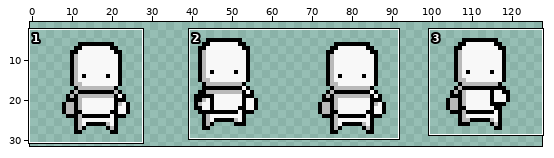
One commit to this sprite sheet: Assets/Resource/Sprites/Character/Backward.png. The picture above shows the old version from afar; the outline marks the close-up.
Close-up. First the earlier version:
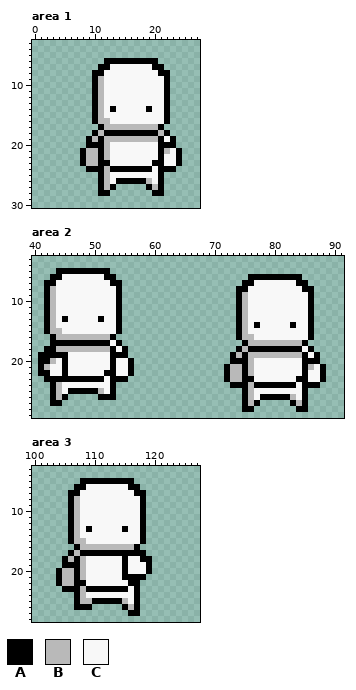
The file is 128x32 pixels. Shown: area 1: x 0..27, y 3..30; area 2: x 40..91, y 3..29; area 3: x 100..127, y 3..28. The wide view leaves out empty margins.
Palette (. is transparent): A #000000  B #b9b9b9  C #f8f8f8
The result:
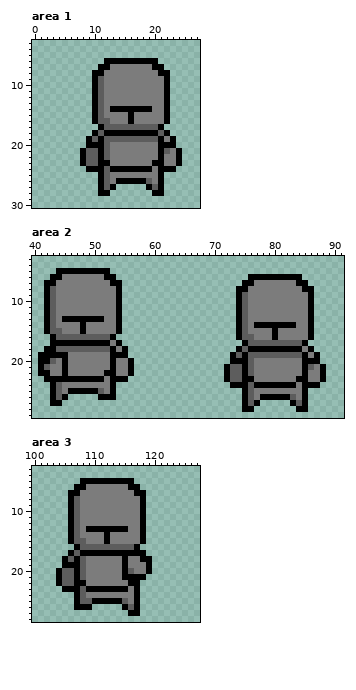
From old to new:
@@ palette @@
-B #b9b9b9
+B #5d5d5d
-C #f8f8f8
+C #7c7c7c
--- area 1
@@ x 12..20 @@
 13 CCCCCCCCC
-14 CACCCCCAC
-15 CCCCCCCCC
-16 BCCCCCCCC
+14 CAAAAAAAC
+15 CCCCACCCC
+16 BCCCACCCC
 17 BBBBBBBBB
--- area 2
@@ x 40..91 @@
 12 ..ABCCCCCCCCCCA...................ABCCCCCCCCCCA.....
-13 ..ABCACCCCCACCA...................ABCCCCCCCCCCA.....
-14 ..ABCCCCCCCCCCA...................ABCACCCCCACCA.....
-15 ..ABBCCCCCCCCCA...................ABCCCCCCCCCCA.....
-16 ...ABBBBBBBBBA....................ABBCCCCCCCCCA.....
+13 ..ABCAAAAAAACCA...................ABCCCCCCCCCCA.....
+14 ..ABCCCCACCCCCA...................ABCAAAAAAACCA.....
+15 ..ABBCCCACCCCCA...................ABCCCCACCCCCA.....
+16 ...ABBBBBBBBBA....................ABBCCCACCCCCA.....
 17 ...AAAAAAAAAACA....................ABBBBBBBBBA......
--- area 3
@@ x 108..116 @@
 12 CCCCCCCCC
-13 CACCCCCAC
-14 CCCCCCCCC
-15 BCCCCCCCC
+13 CAAAAAAAC
+14 CCCCACCCC
+15 BCCCACCCC
 16 BBBBBBBBB
@@ x 114..118 @@
 19 CACCC
-20 CACCC
+20 CABCC
 21 CAAAA
Changed places in both close-ups, as pixel boxes (x1, y1, x2, y2):
changed: (86, 64, 176, 190)
changed: (44, 274, 128, 400)
changed: (230, 280, 320, 406)
changed: (62, 484, 146, 610)
